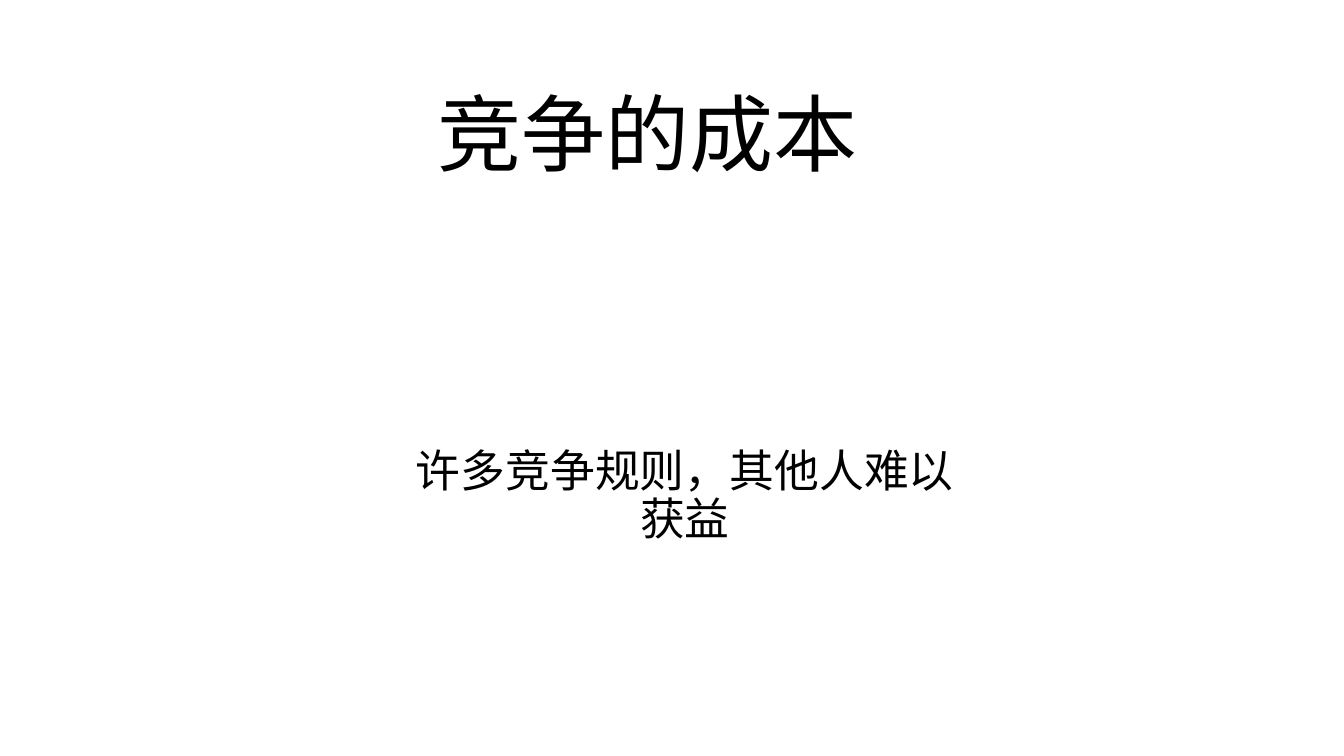
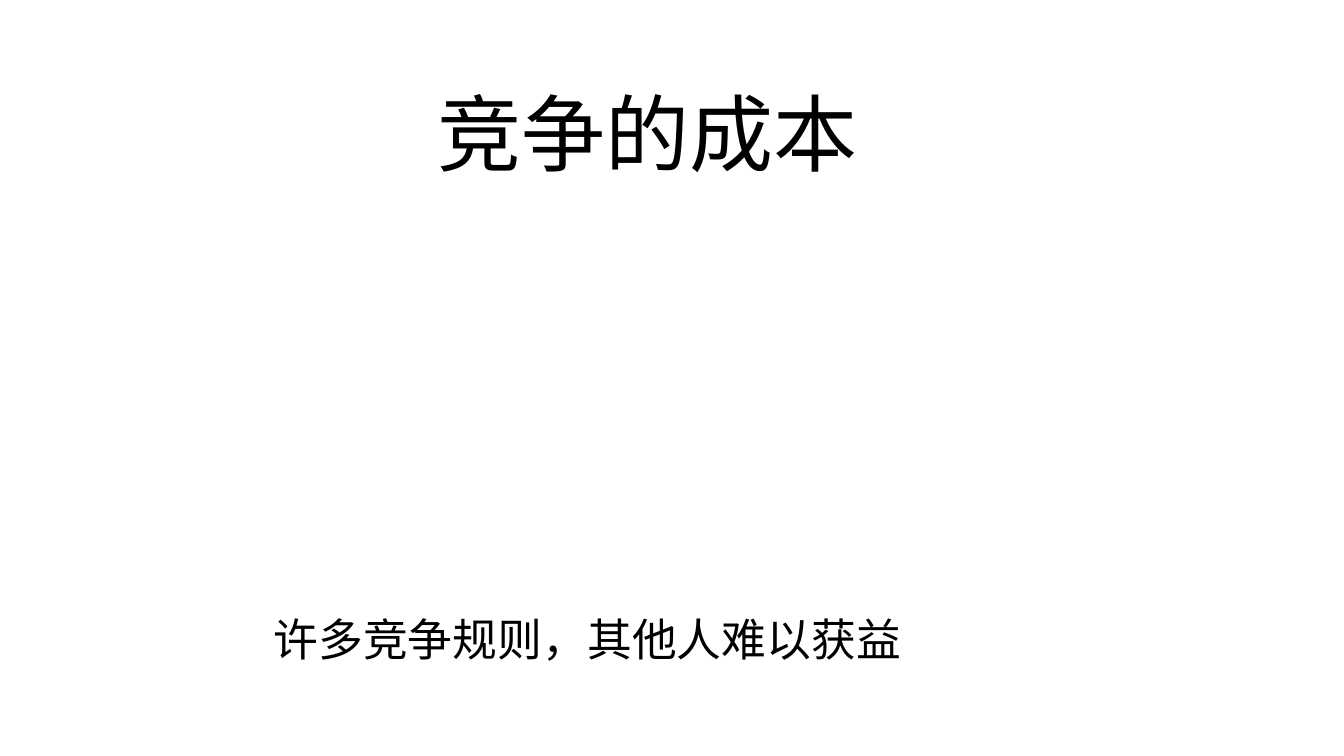
Before and after one commit to FredJiangFei/MyDocuments, a slide deck: slide 5 of 火车票/火车票.pptx (slide 8 before the commit). Drawn at 1344x756 pixels with LibreOffice and Linux fonts; fonts in the diff are those of the drawing. Boxes give left, top, right and bottom in pixels: in the first picture for what was removed or moved away, otherwise in the second. Text is boxed around its words. In the diff, an @@ line names an element or a change of style, - is before the commit and + after.

```diff
--- a/火车票/火车票.pptx
+++ b/火车票/火车票.pptx
@@ text "许多竞争规则，其他人难以获益" rewrapped from [416, 449, 954, 539] to [274, 618, 901, 661] @@
```
Also in this commit, not shown: 8 other slides changed, 3 slides added, 6 slides removed, 3 other files.
